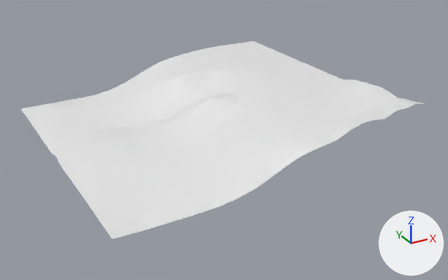
The FBX model Assets/Prototyping/Models/Sand.fbx: old version first, new version second.
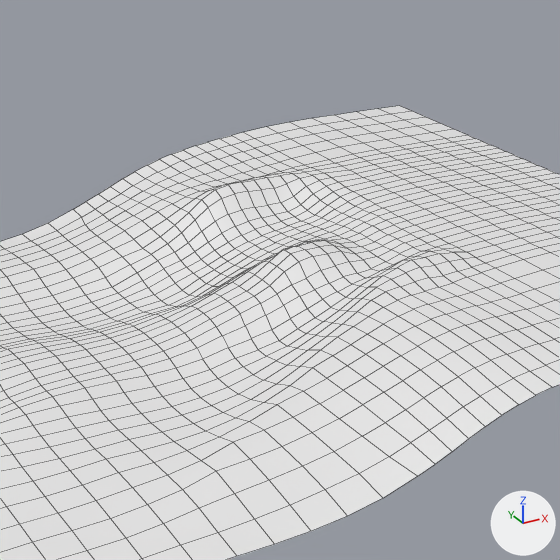
There are two pictures of each version: one whole from a camera (50 mm lens) standing at (-3287.0, -5214.0, 2054.0) and looking at (-542.0, -223.0, -441.0), one close up on the part from 22% to 71% of the width and 0% to 78% of the height. The lights are fixed; the arrows at lower right show +X, +Y and +Z. The close-ups show mesh edges as thin lines. Where no turn or scale is listed for an object, it has been applied to the vertices.

In view in the first close-up: 'SandMesh'.
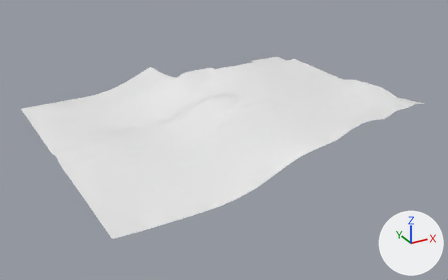
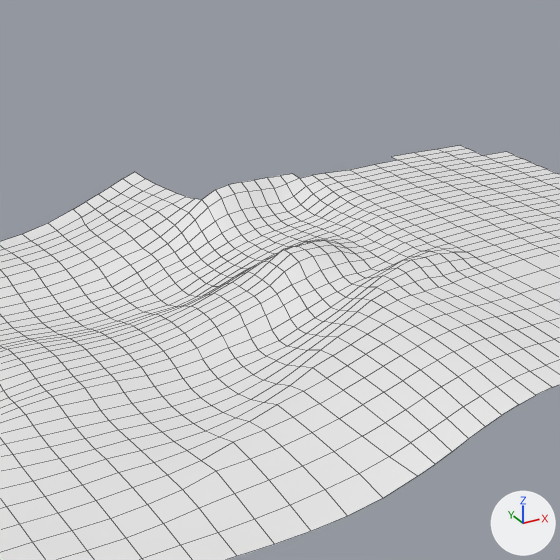
Boxes (x1, y1, x2, y2) around the edits, measured in the close-ups (560 x 560 px):
```json
{"object": "SandMesh", "change": "reshaped", "before": [0, 106, 560, 560], "after": [0, 145, 560, 560]}
{"part": 1, "of": "me_grid", "change": "deleted", "before": [135, 106, 506, 200]}
```

Edits to the scene script, one JSON object a line:
```json
{"block": "me_grid", "where": "# used by ob_sandmesh; location = (0.0, 0.0, 0.0)"}
{"op": "remove", "block": "me_grid", "code": "me_grid.from_pydata(...)  # 1184 vertices, 1116 faces; spans x -2159.0..842.0, y -1500.0..1500.0, z -386.0..138.0"}
{"op": "add", "block": "me_grid", "code": "me_grid.from_pydata(...)  # 1065 vertices, 996 faces; spans x -2159.0..842.0, y -1500.0..1500.0, z -386.0..138.0"}
{"block": "me_grid", "change": "me_grid part 1"}
{"block": "me_grid", "change": "119 vertices are removed from x -536.0..842.0, y 625.0..1500.0, z -111.0..0.0"}
{"block": "me_grid", "change": "120 faces are deleted"}
```
